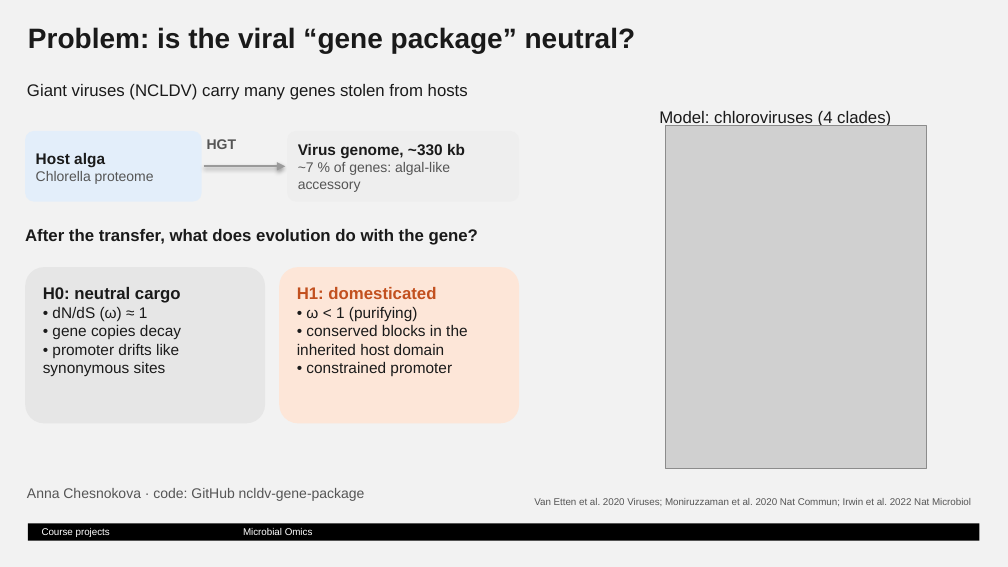
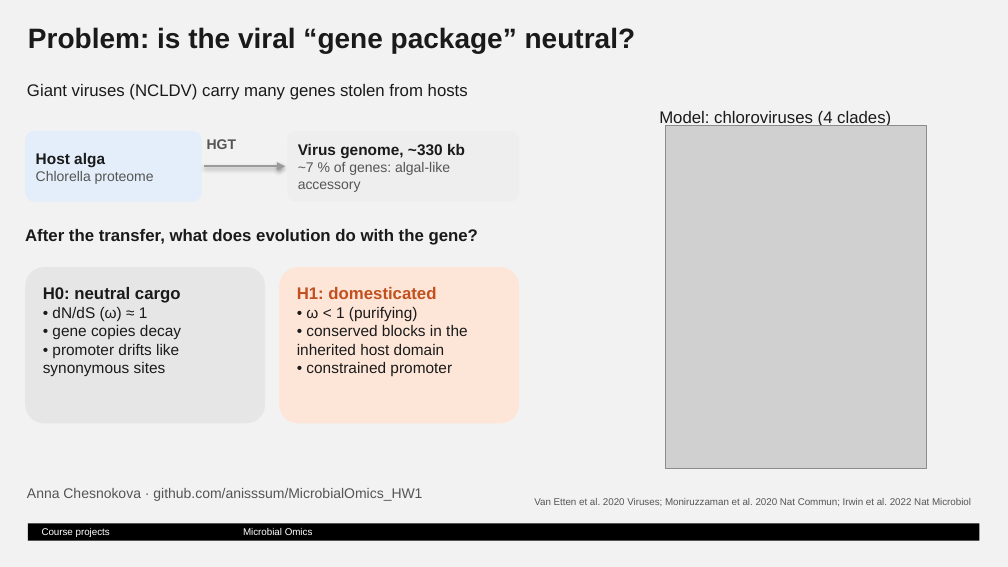
Before and after one commit to anisssum/MicrobialOmics_HW1, a slide deck: slide 1 of slides/Project_1_NCLDV_gene_package.pptx. Drawn at 1008x567 pixels with LibreOffice and Linux fonts; fonts in the diff are those of the drawing; grey boxes stand for pictures; background and template pictures are left out. Boxes give left, top, right and bottom in pixels: in the first picture for what was removed or moved away, otherwise in the second. Text is boxed around its words. In the diff, an @@ line names an element or a change of style, - is before the commit and + after.

Commit message:
Add GitHub URL to README and slides

```diff
--- a/slides/Project_1_NCLDV_gene_package.pptx
+++ b/slides/Project_1_NCLDV_gene_package.pptx
@@ text at [27, 488, 422, 501]: text changed @@
-Anna Chesnokova · code: GitHub ncldv-gene-package
+Anna Chesnokova · github.com/anisssum/MicrobialOmics_HW1
```
Also in this commit, not shown: 2 other files.
